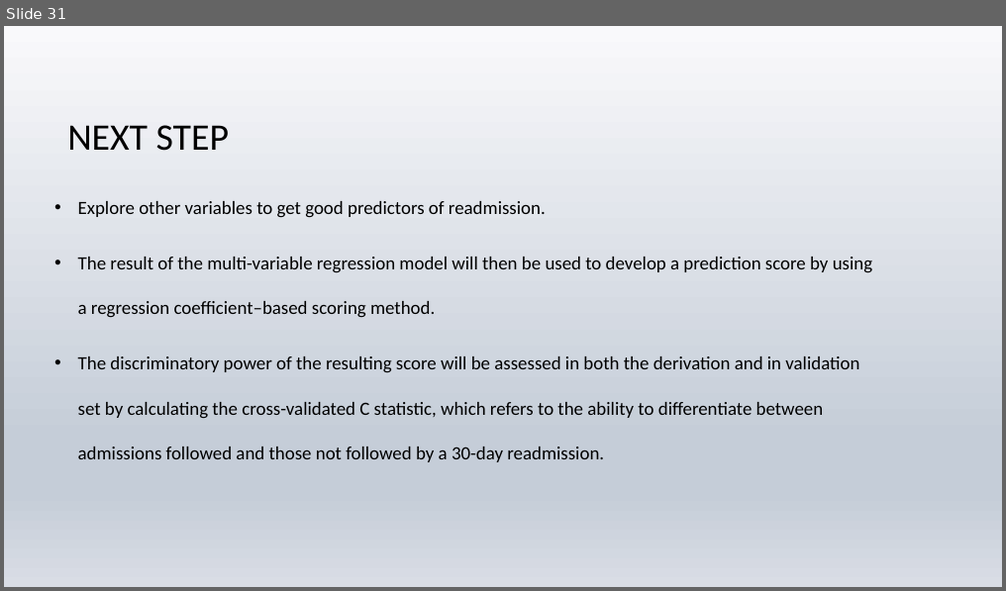
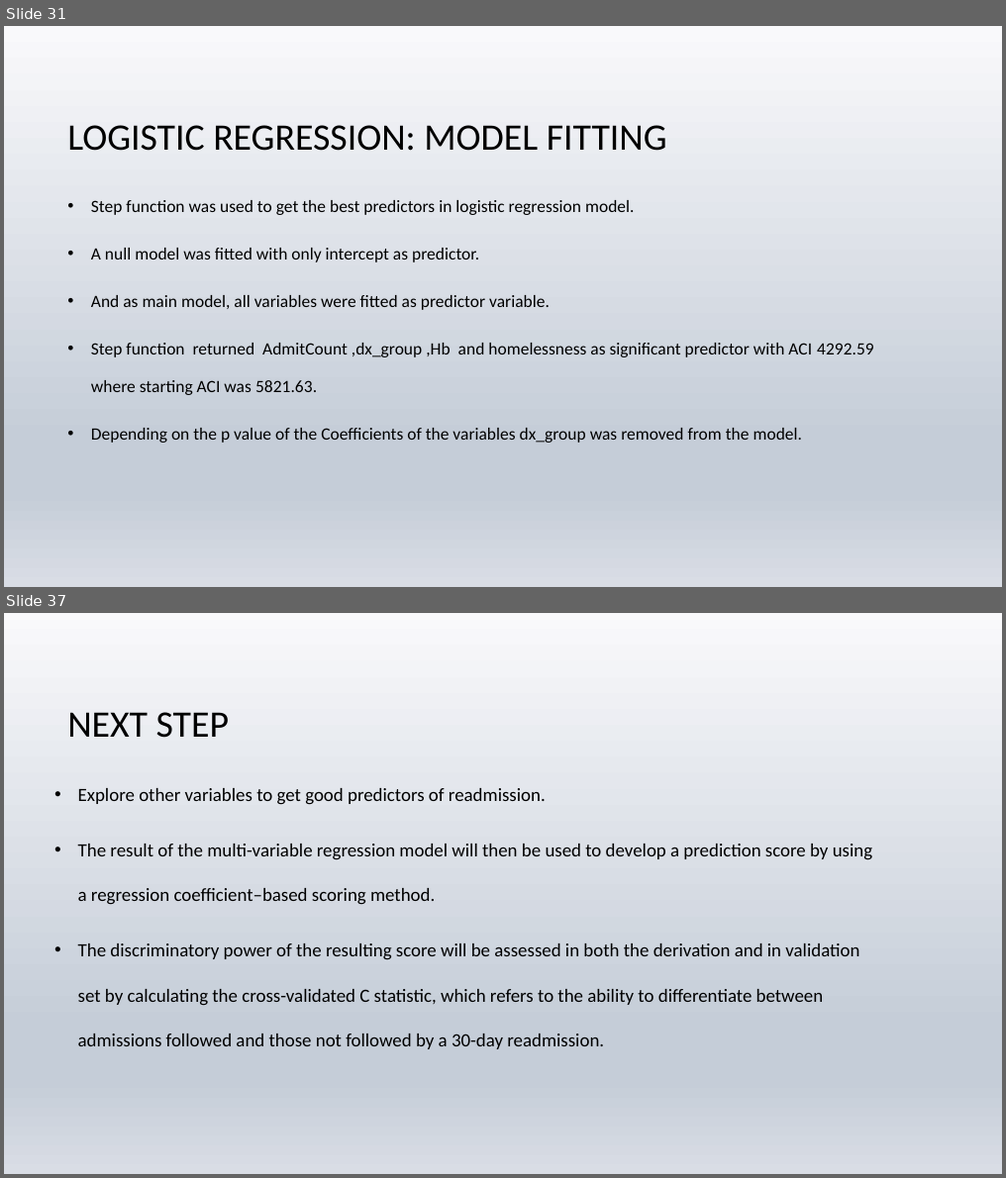
Before and after one commit to tanzirhasan/Readmission, a slide deck: 30_day_readmission.pptx. Shown one above the other, each under a label of ours: slide 31 before the commit, slides 31 and 37 after it; the slides between them are not shown. The pictures are 1006x591 and 1006x1178 pixels, drawn with LibreOffice and Linux fonts; fonts in the diff are those of the drawing; background and template pictures are left out. Boxes give left, top, right and bottom in pixels: in the first picture for what was removed or moved away, otherwise in the second. Text is boxed around its words. In the diff, an @@ line names an element or a change of style, - is before the commit and + after.

```diff
--- a/30_day_readmission.pptx
+++ b/30_day_readmission.pptx
@@ slide 31 added at bbox=[4, 26, 1002, 587], background picture (left out) @@
@@ title added at bbox=[67, 125, 667, 151], 36 pt, text #000000 @@
+LOGISTIC REGRESSION: MODEL FITTING
@@ text added at bbox=[91, 200, 874, 443], 16.6 pt, text #000000 @@
+• Step function was used to get the best predictors in logistic regression model.
+• A null model was fitted with only intercept as predictor.
+• And as main model, all variables were fitted as predictor variable.
+• Step function returned AdmitCount ,dx_group ,Hb and homelessness as significant predictor with ACI 4292.59 where starting ACI was 5821.63.
+• Depending on the p value of the Coefficients of the variables dx_group was removed from the model.
@@ what was slide 31 is now slide 37 @@
```
Also in this commit, not shown: 4 slides changed, 5 other slides added.
